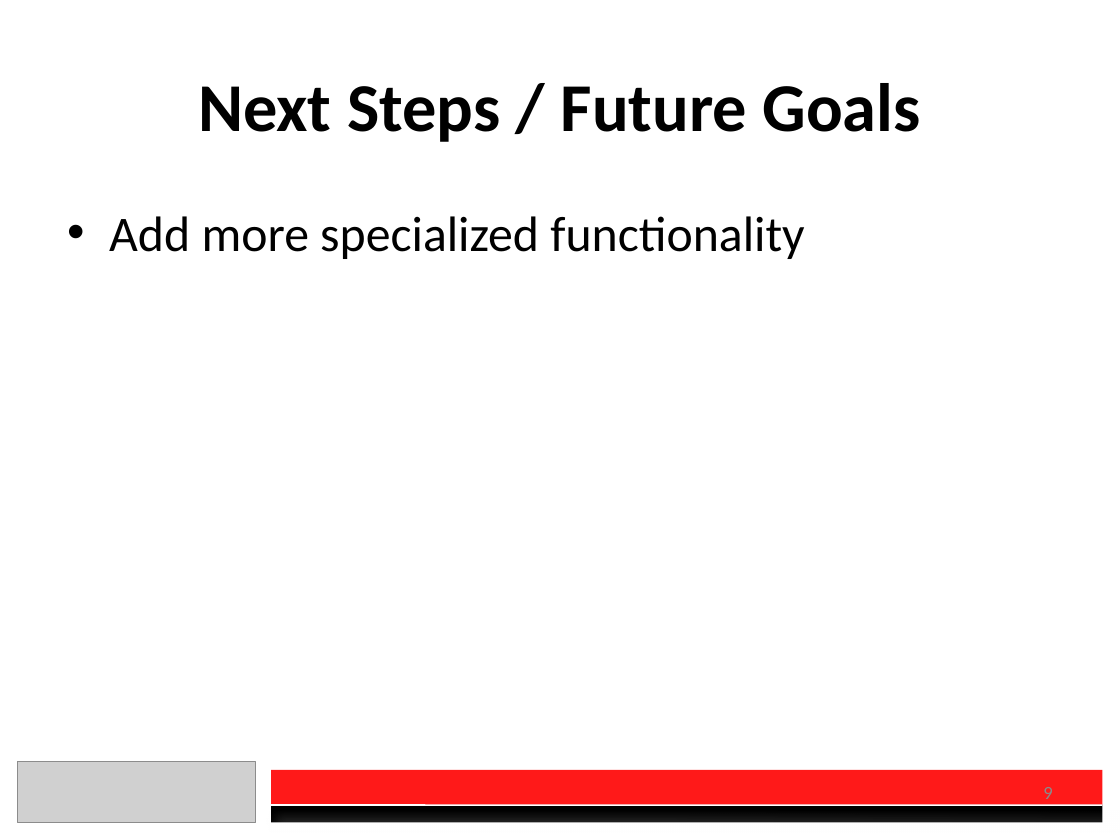
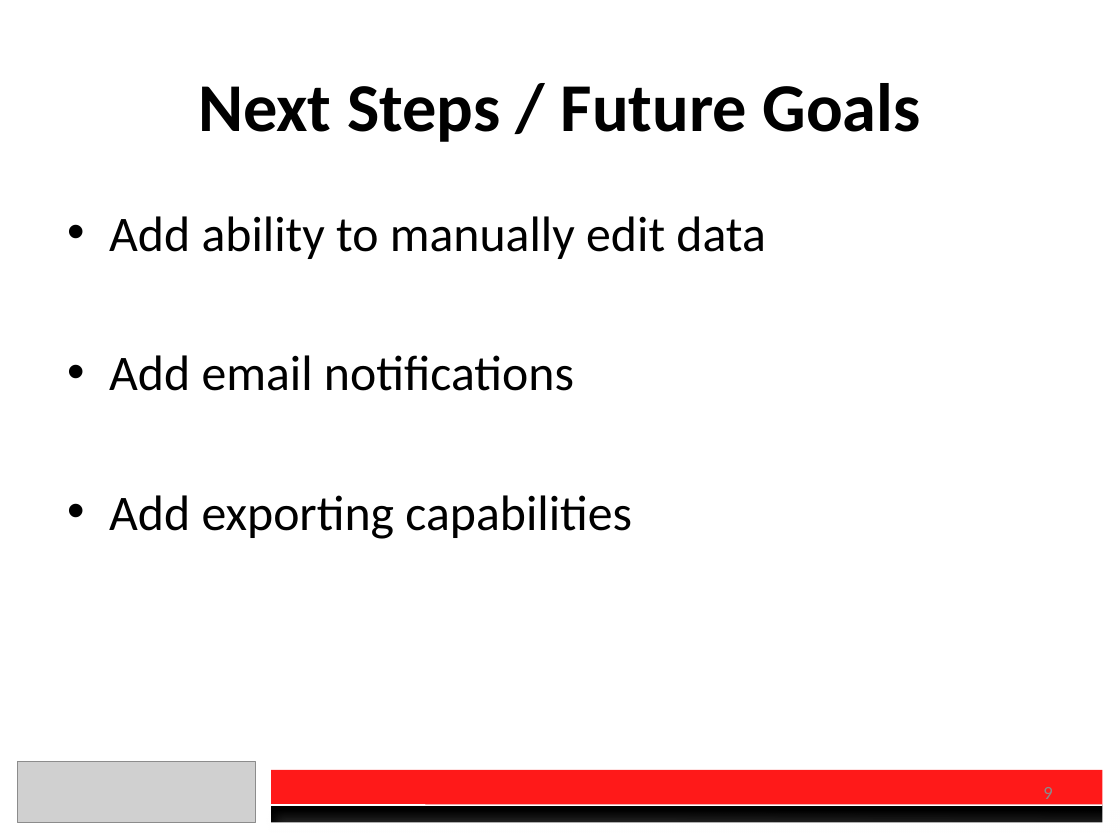
Before and after one commit to charberg/CEC2016, a slide deck: slide 9 of Presentation.pptx. Drawn at 1120x840 pixels with LibreOffice and Linux fonts; fonts in the diff are those of the drawing; grey boxes stand for pictures. Boxes give left, top, right and bottom in pixels: in the first picture for what was removed or moved away, otherwise in the second. Text is boxed around its words. In the diff, an @@ line names an element or a change of style, - is before the commit and + after.

Commit message:
added email notifications and updated docs

```diff
--- a/Presentation.pptx
+++ b/Presentation.pptx
@@ text at [109, 216, 765, 539]: text changed @@
-• Add more specialized functionality
+• Add ability to manually edit data
+• Add email notifications
+• Add exporting capabilities
```
Also in this commit, not shown: 1 other slide changed, 3 other files.
